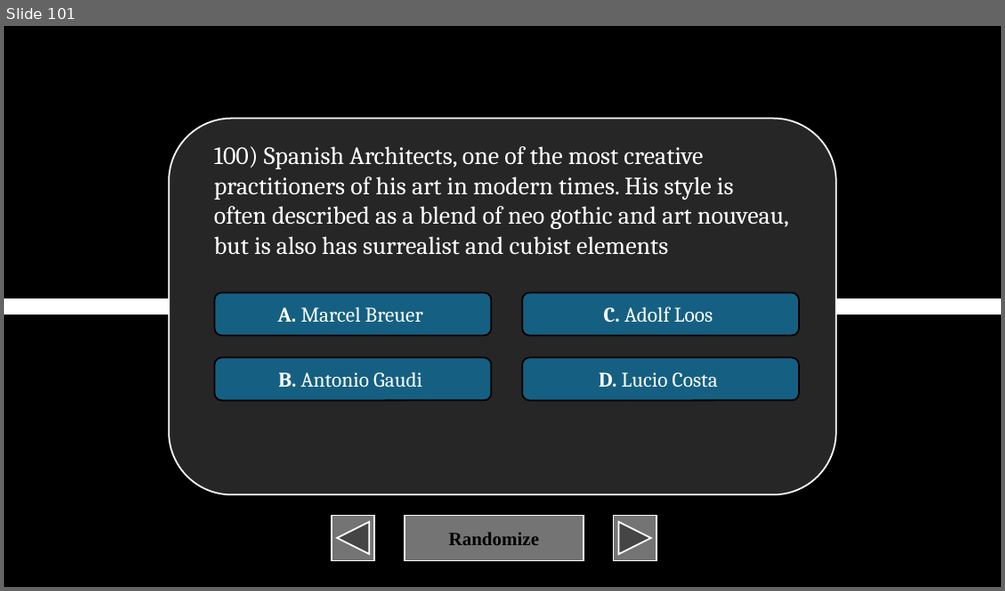
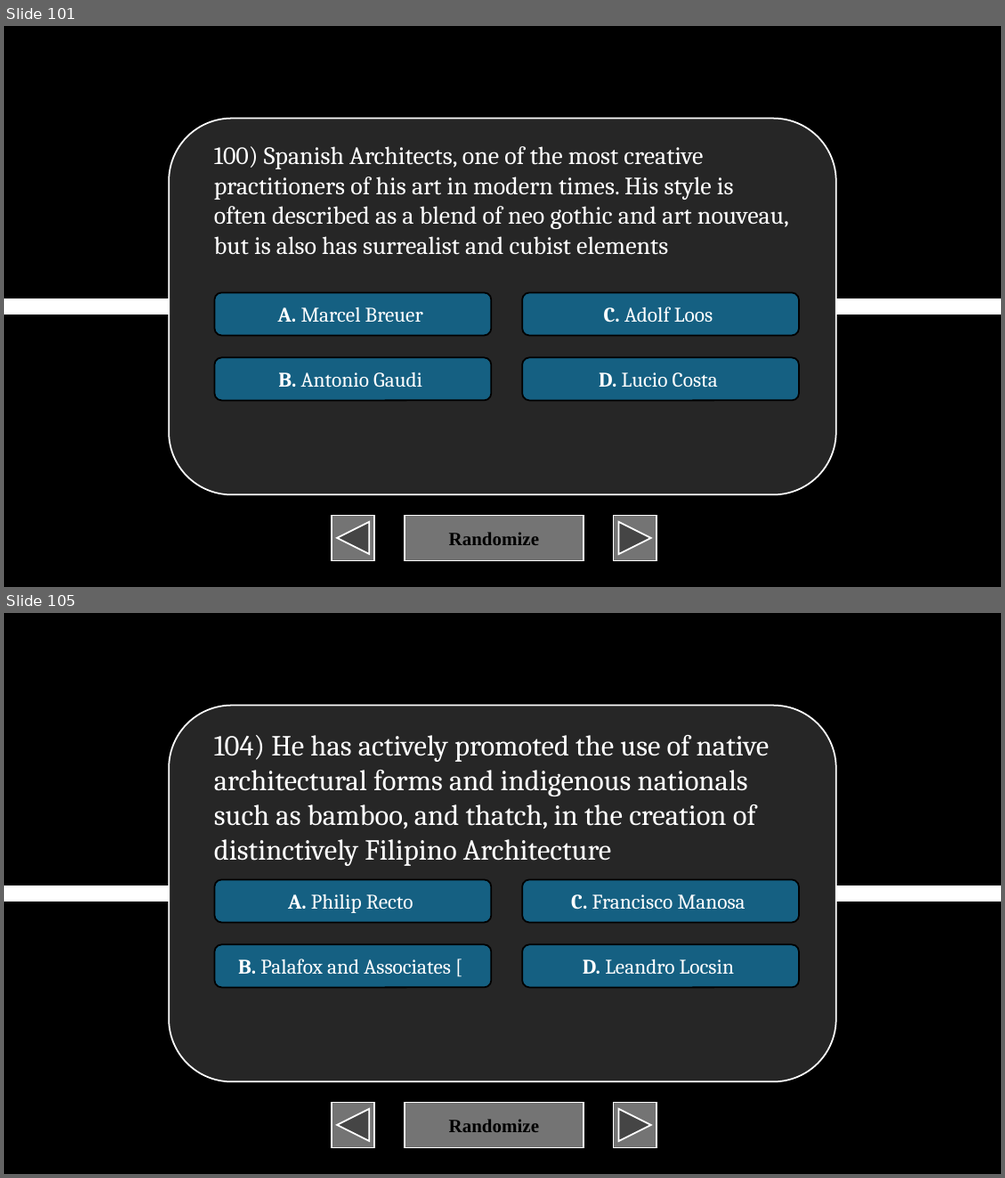
Before and after one commit to XIvanSolomonX/Archi-Reviewer, a slide deck: TOA.pptm. Shown one above the other, each under a label of ours: slide 101 before the commit, slides 101 and 105 after it; the slides between them are not shown. The pictures are 1005x591 and 1005x1178 pixels, drawn with LibreOffice and Linux fonts; fonts in the diff are those of the drawing. Boxes give left, top, right and bottom in pixels: in the first picture for what was removed or moved away, otherwise in the second. Text is boxed around its words. In the diff, an @@ line names an element or a change of style, - is before the commit and + after.

```diff
--- a/TOA.pptm
+++ b/TOA.pptm
@@ slide 105 added at (4, 613, 1001, 1174), background #000000 @@
@@ rounded rectangle added at (169, 705, 835, 1081), fill #262626, outline #FFFFFF 1.5 pt @@
@@ text added at (214, 735, 769, 866), 28 pt, text #FFFFFF @@
+104) He has actively promoted the use of native architectural forms and indigenous nationals such as bamboo, and thatch, in the creation of distinctively Filipino Architecture
@@ rounded rectangle added at (215, 879, 492, 922), fill #156082, outline #000000 1.5 pt, 20 pt, text #FFFFFF @@
+A. Philip Recto
@@ rounded rectangle added at (522, 879, 799, 922), fill #156082, outline #000000 1.5 pt, 20 pt, text #FFFFFF @@
+C. Francisco Manosa
@@ line added from (4, 893) to (1001, 893), #FFFFFF 16 pt @@
@@ rounded rectangle added at (215, 944, 492, 987), fill #156082, outline #000000 1.5 pt, 20 pt, text #FFFFFF @@
+B. Palafox and Associates [
@@ rounded rectangle added at (522, 944, 799, 987), fill #156082, outline #000000 1.5 pt, 20 pt, text #FFFFFF @@
+D. Leandro Locsin
@@ action button back previous added at (332, 1102, 374, 1148), fill #747474, outline #FFFFFF 1.5 pt @@
@@ action button blank added at (404, 1102, 583, 1148), fill #747474, outline #FFFFFF 1.5 pt, 18 pt, text #000000, bold @@
+Randomize
@@ action button forward next added at (614, 1102, 656, 1148), fill #747474, outline #FFFFFF 1.5 pt @@
```
Also in this commit, not shown: 1 slide changed, 49 other slides added, 1 other file.
